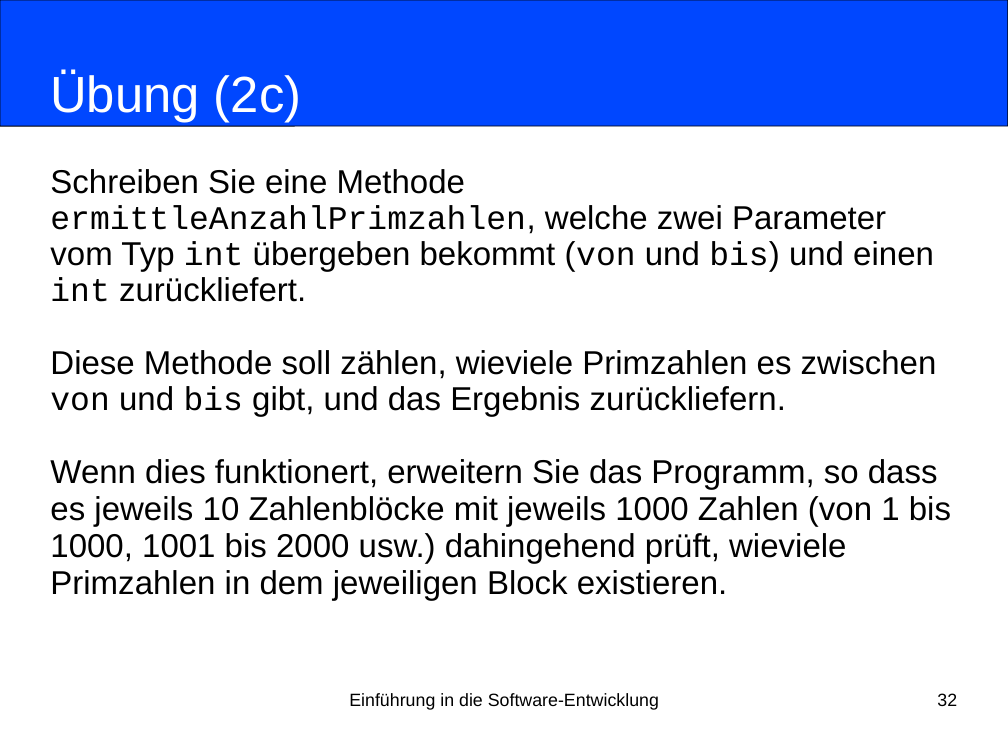
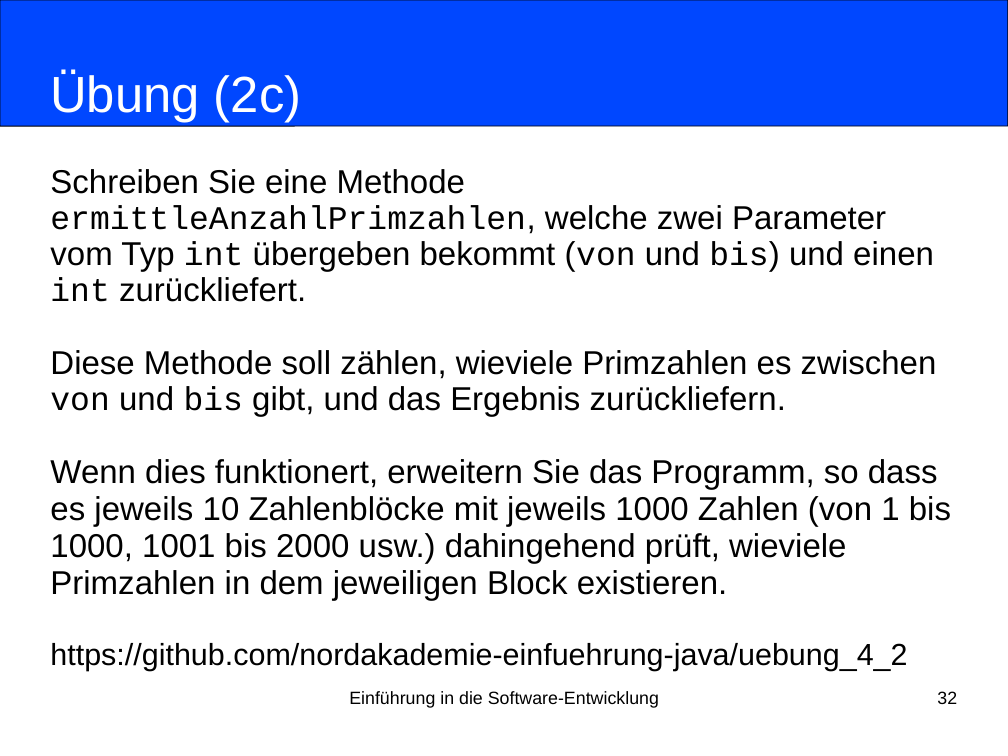
Before and after one commit to nordakademie-einfuehrung-java/vorlesungsskript, a slide deck: slide 32 of folien/Semester_03_Termin_04_Kapitel04.ppt. Drawn at 1008x756 pixels with LibreOffice and Linux fonts; fonts in the diff are those of the drawing. Boxes give left, top, right and bottom in pixels: in the first picture for what was removed or moved away, otherwise in the second. Text is boxed around its words. In the diff, an @@ line names an element or a change of style, - is before the commit and + after.

Commit message:
link to github repos and extended descriptions

```diff
--- a/folien/Semester_03_Termin_04_Kapitel04.ppt
+++ b/folien/Semester_03_Termin_04_Kapitel04.ppt
@@ subtitle at box(50, 643, 907, 671): paragraph added @@
+https://github.com/nordakademie-einfuehrung-java/uebung_4_2
```
Also in this commit, not shown: 5 other slides changed, 2 other files.
